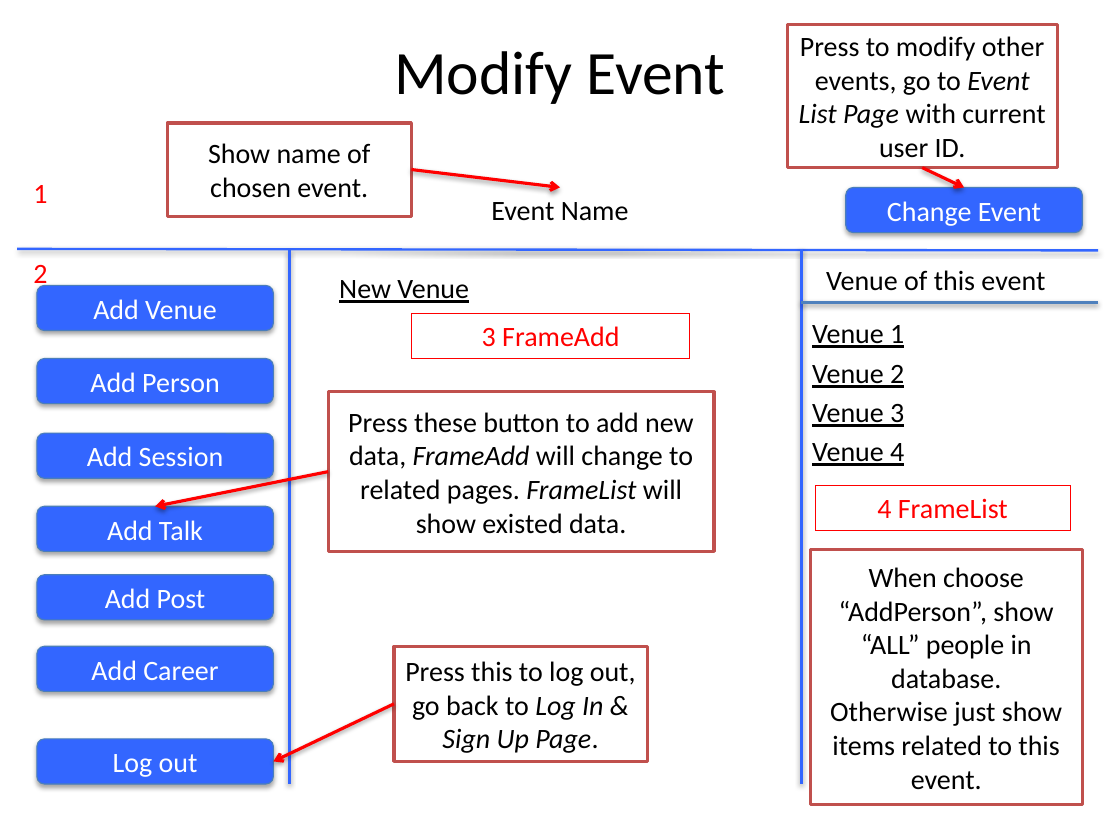
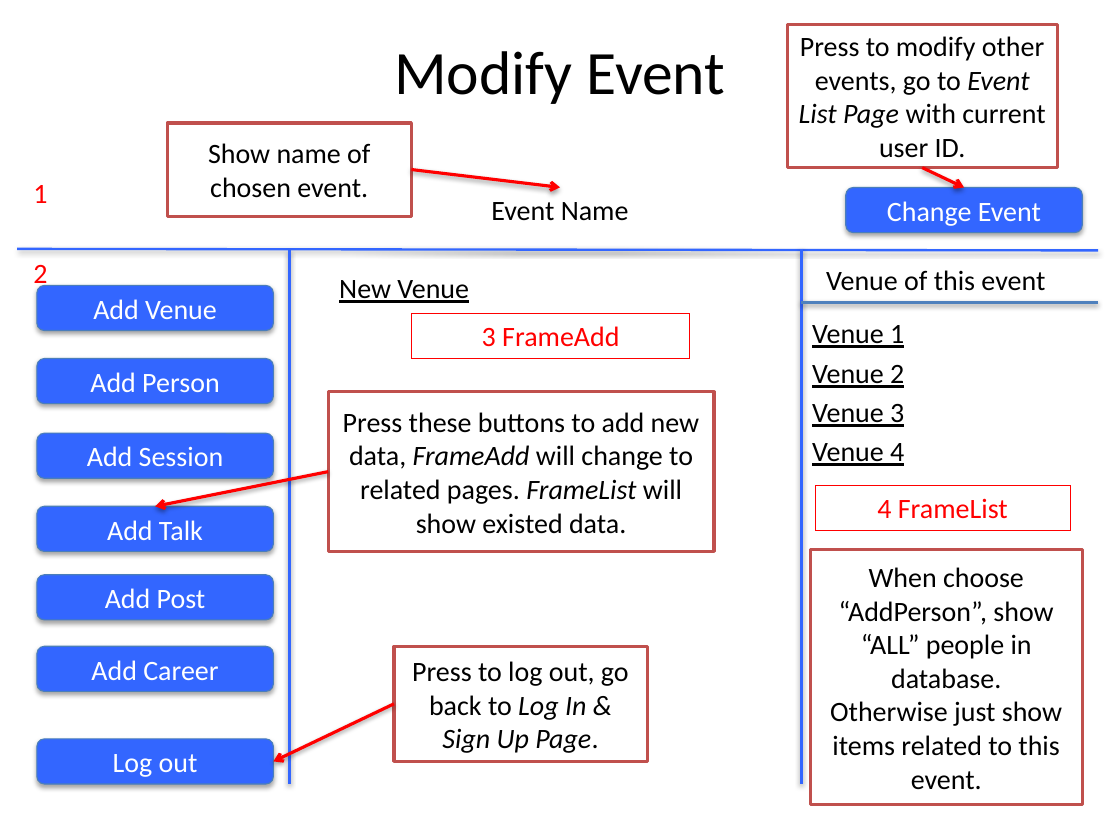
Before and after one commit to jan0054/colloquium.me-dev, a slide deck: slide 6 of web_source/cmmathweb 2.pptx. Drawn at 1120x840 pixels with LibreOffice and Linux fonts; fonts in the diff are those of the drawing. Boxes give left, top, right and bottom in pixels: in the first picture for what was removed or moved away, otherwise in the second. Text is boxed around its words. In the diff, an @@ line names an element or a change of style, - is before the commit and + after.

```diff
--- a/web_source/cmmathweb 2.pptx
+++ b/web_source/cmmathweb 2.pptx
@@ text in rectangle at <box>343,412,699,534</box>: text changed @@
-Press these button to add new data, FrameAdd will change to related pages. FrameList will show existed data.
+Press these buttons to add new data, FrameAdd will change to related pages. FrameList will show existed data.
@@ text in rectangle at <box>412,661,629,753</box>: text changed @@
-Press this to log out, go back to Log In & Sign Up Page.
+Press to log out, go back to Log In & Sign Up Page.
```
Also in this commit, not shown: 9 other slides changed.
